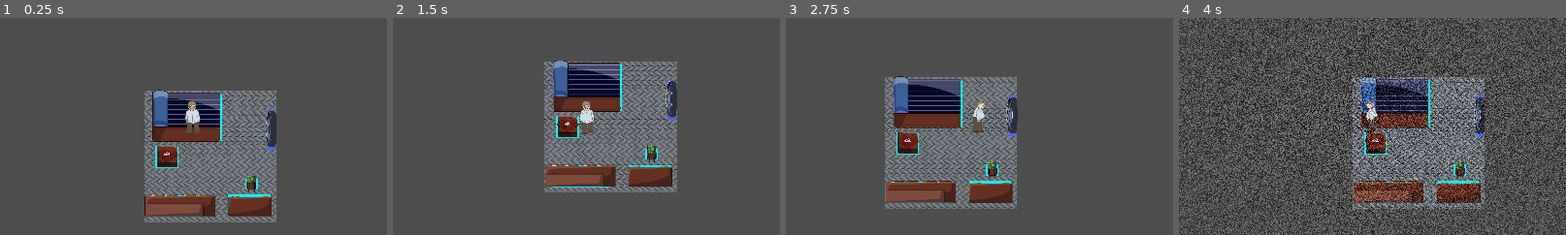
Above: before the commit, frames 1-4 (left to right).
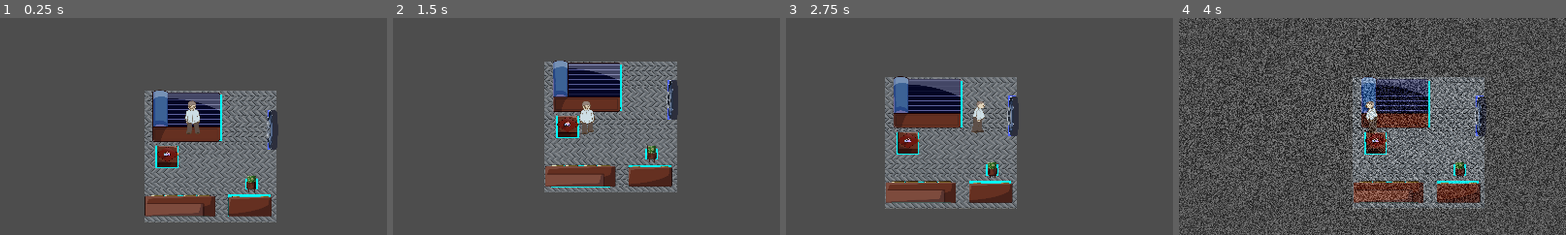
Above: after the commit, the same moments.

Repository: M4przybysz/lem_game_jam-powtorka
Game: Godot game, scene res://src/main/main.tscn
Two runs of this game, one before a commit and one after it. Both use one fixed random seed, a clock stepped at 60 frames per second and the inputs below.
Inputs:
- Up to frame 1 (0.25 s): no input
- Up to frame 2 (1.5 s): tap Enter at 0.5 s; hold D (right) 0.53-1.28 s; tap F (action1) at 0.6 s; tap E (action2) at 0.8, 1.35 s; hold S (down) from 1.28 s (still down)
- Up to frame 3 (2.75 s): tap F (action1) at 1.55, 2.1 s; release S (down) at 2.03 s; hold D (right) from 2.03 s (still down); tap E (action2) at 2.3 s
- Up to frame 4 (4 s): release D (right) at 2.78 s; hold W (up) 2.78-3.53 s; tap E (action2) at 2.85, 3.8 s; tap F (action1) at 3.05 s; hold A (left) from 3.53 s (still down); hold T (action3) from 3.53 s (still down)
The pictures show only the part of the screen within x 25-75%, y 27-77%; the shares and areas given below are measured in that part.

The runs differ from the first frame. In frame 1, 0.2% of the frame differs, in the area x 68-72%, y 42-61%; in frame 2, 0.2%; in frame 3, 0.3%, in the area x 56-61%, y 36-55%; in frame 4, 0.3%.

Commit message:
Fixed holding items and added teleports

Diff:
--- a/powtorka/src/UI/ui.tscn
+++ b/powtorka/src/UI/ui.tscn
@@ -31,7 +31,7 @@
 offset_bottom = 1080.0
 color = Color(0, 0, 0, 1)
 
-[node name="Terapeutka" type="Label" parent="."]
+[node name="Terapeutka" type="Label" parent="Black"]
 visible = false
 layout_mode = 0
 offset_left = 1.0
@@ -64,5 +64,7 @@
 offset_right = 1920.0
 offset_bottom = 1080.0
 
+[node name="TextTimer" type="Timer" parent="."]
+
 [connection signal="timeout" from="UnshaderTimer" to="." method="_on_unshader_timer_timeout"]
 [connection signal="timeout" from="ShaderTimer" to="." method="_on_shader_timer_timeout"]
--- a/powtorka/src/gameplay/gameplay.gd
+++ b/powtorka/src/gameplay/gameplay.gd
@@ -20,6 +20,9 @@
 func reset_loop():
 		loop_count += 1
 		player.reset_position()
+		$Kubeczek.reset_position()
+		$Krzeslo4.reset_position()
+		$PlakietkaIDEwy.reset_position()
 
 func teleport_player(x: int, y: int):
 	player.global_position.x = x
--- a/powtorka/src/gameplay/gameplay.tscn
+++ b/powtorka/src/gameplay/gameplay.tscn
@@ -37,7 +37,7 @@
 [node name="UI" parent="CanvasLayer" instance=ExtResource("4_gb6tb")]
 
 [node name="Kubeczek" parent="." instance=ExtResource("4_44x78")]
-position = Vector2(20, 1944)
+position = Vector2(20, 1945)
 START_POSITION_X = 20
 START_POSITION_Y = 1945
 
--- a/powtorka/src/levels/glowny.tscn
+++ b/powtorka/src/levels/glowny.tscn
@@ -1,7 +1,9 @@
-[gd_scene load_steps=3 format=3 uid="uid://baea7r4fbw8lr"]
+[gd_scene load_steps=5 format=3 uid="uid://baea7r4fbw8lr"]
 
 [ext_resource type="PackedScene" uid="uid://d1kkcfxkbvy1m" path="res://src/levels/rooms/room_big_closed.tscn" id="1_1k4ns"]
 [ext_resource type="PackedScene" uid="uid://c5ith1wamnvtw" path="res://src/objects/object.tscn" id="2_0er4t"]
+[ext_resource type="PackedScene" uid="uid://brwy8u50fkdpl" path="res://src/teleport/teleport.tscn" id="3_emaev"]
+[ext_resource type="Texture2D" uid="uid://cq2nmcwblbu13" path="res://asstes/graphics/mapa/wlaz2.png" id="4_1cvcg"]
 
 [node name="Glowna" type="Node2D"]
 
@@ -36,10 +38,6 @@
 position = Vector2(61, -214)
 scale = Vector2(4, 12)
 
-[node name="Właz" parent="." instance=ExtResource("2_0er4t")]
-position = Vector2(7, -509)
-scale = Vector2(4, 16)
-
 [node name="Rury" parent="." instance=ExtResource("2_0er4t")]
 position = Vector2(98, -1021)
 scale = Vector2(8, 2)
@@ -51,6 +49,16 @@
 [node name="Kapsula" parent="." instance=ExtResource("2_0er4t")]
 position = Vector2(9, -761)
 scale = Vector2(4, 4)
+
+[node name="Wlaz" parent="." instance=ExtResource("3_emaev")]
+position = Vector2(-10, -657)
+scale = Vector2(0.5, 3)
+destination_x = 250
+
+[node name="Sprite2D" type="Sprite2D" parent="Wlaz"]
+position = Vector2(-54, 52.6667)
+scale = Vector2(0.5, 0.11)
+texture = ExtResource("4_1cvcg")
 
 [node name="Wieszak na skafander" parent="." instance=ExtResource("2_0er4t")]
 position = Vector2(289, -1036)
--- a/powtorka/src/levels/sypialnia.tscn
+++ b/powtorka/src/levels/sypialnia.tscn
@@ -98,9 +98,9 @@
 rotation = -3.14159
 scale = Vector2(0.2, 1)
 destination_x = 50
-destination_y = 50
+destination_y = 1750
 
 [node name="Sprite2D" type="Sprite2D" parent="Wlaz"]
-position = Vector2(-45, 54)
-scale = Vector2(0.5, 0.1)
+position = Vector2(-60, 52)
+scale = Vector2(0.5, 0.11)
 texture = ExtResource("3_1sukp")
--- a/powtorka/src/objects/item.gd
+++ b/powtorka/src/objects/item.gd
@@ -3,8 +3,8 @@
 @export var START_POSITION_X: int = 100
 @export var START_POSITION_Y: int = 250
 
-var glued: bool = false
-var can_pick_up:bool = false
+var glued = false
+var can_pick_up: bool = false
 
 # Called when the node enters the scene tree for the first time.
 func _ready() -> void:
@@ -20,7 +20,7 @@
 			glued = true
 			can_pick_up = false
 			get_parent().player_holds_item = true
-		elif get_parent().player_holds_item == true:
+		else:
 			glued = false
 			get_parent().player_holds_item = false
 
@@ -33,8 +33,9 @@
 	if body.is_in_group("player"):
 		can_pick_up = true
 
-func sset_position(x, y):
-	global_position = Vector2(x, y)
+func _on_area_2d_body_exited(body: Node2D) -> void:
+	if body.is_in_group("player"):
+		can_pick_up = false
 
 func reset_position():
 	glued = false
--- a/powtorka/src/objects/item.tscn
+++ b/powtorka/src/objects/item.tscn
@@ -9,13 +9,12 @@
 script = ExtResource("1_rbdo8")
 
 [node name="ColorRect" type="ColorRect" parent="."]
+visible = false
 offset_left = -25.0
 offset_top = -25.0
 offset_right = 25.0
 offset_bottom = 25.0
 color = Color(1, 1, 0, 1)
-
-[node name="Sprite2D" type="Sprite2D" parent="."]
 
 [node name="Area2D" type="Area2D" parent="."]
 
@@ -23,3 +22,4 @@
 shape = SubResource("RectangleShape2D_0rlx2")
 
 [connection signal="body_entered" from="Area2D" to="." method="_on_area_2d_body_entered"]
+[connection signal="body_exited" from="Area2D" to="." method="_on_area_2d_body_exited"]
